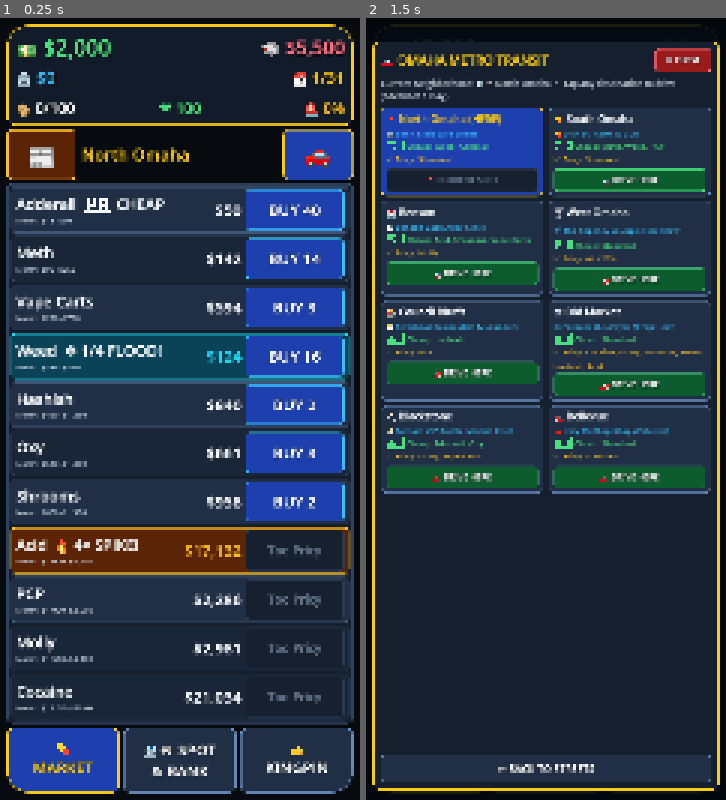
Above: before the commit, frames 1-2 (left to right).
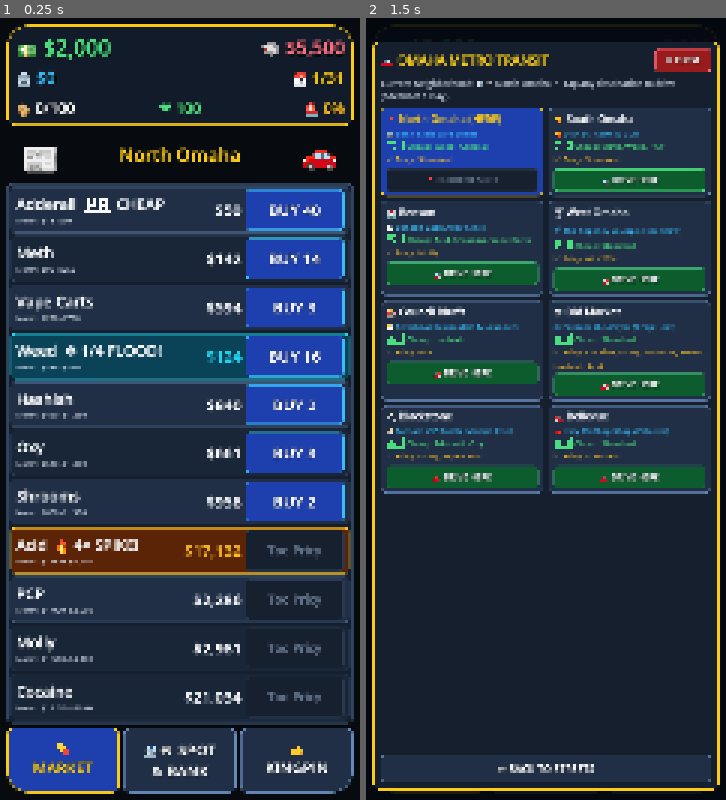
Above: after the commit, the same moments.

Repository: TimGoergen/dope-wars
Game: Godot game, scene res://Main.tscn
The game is run twice, just before and just after one commit, with the same random seed, the same clock (stepped at 60 frames per second) and the same inputs.
Inputs (mouse positions are in pixels of both pictures, inside the frame that each line leads up to; where the layout moved, square brackets give the same spot in the first picture):
- Up to frame 1 (0.25 s): no input
- Up to frame 2 (1.5 s): click (405, 150) [409, 150] at 0.5 s; click "🚗" at 1.25 s

The runs differ from the first frame. In frame 1, 3.0% of the frame differs, in the area x 1-99%, y 14-21%; in frame 2, nothing differs.

Commit message:
feat(ui): frameless 108px news and travel icons with horizontally centered location name

Diff:
--- a/game/scripts/Main.gd
+++ b/game/scripts/Main.gd
@@ -268,25 +268,25 @@
 	vbox.size_flags_vertical = Control.SIZE_EXPAND_FILL
 	vbox.add_theme_constant_override("separation", 10)
 
-	# Top Strip: Left = 📰 News Icon (press & hold to expand) | Middle = Location Name (no pin) | Right = 🚗 Travel Button
+	# Top Strip: Left = 📰 News Icon (frameless, press & hold to expand) | Middle = Centered Location Name | Right = 🚗 Travel Icon (frameless)
 	var top_strip := HBoxContainer.new()
 	top_strip.size_flags_horizontal = Control.SIZE_EXPAND_FILL
 	top_strip.custom_minimum_size = Vector2(0, 152)
-	top_strip.add_theme_constant_override("separation", 16)
+	top_strip.add_theme_constant_override("separation", 12)
 	vbox.add_child(top_strip)
 
-	# Left: Newspaper Icon Display (same 84px icon size and 1.0 width ratio as the 🚗 button on the right)
+	# Left: Frameless Newspaper Icon (108px, vertically & horizontally centered)
 	_scanner_card = PanelContainer.new()
 	_scanner_card.size_flags_horizontal = Control.SIZE_EXPAND_FILL
 	_scanner_card.size_flags_vertical = Control.SIZE_EXPAND_FILL
 	_scanner_card.size_flags_stretch_ratio = 1.0
-	_scanner_card.clip_contents = true
-	_scanner_card.add_theme_stylebox_override("panel", UiPalette.make_box(UiPalette.CARD_BG, UiPalette.BORDER_BRIGHT, 16, 3, 12, 8))
+	_scanner_card.add_theme_stylebox_override("panel", UiPalette.make_empty_box())
 	top_strip.add_child(_scanner_card)
 
-	_log_line_1 = UiPalette.add_hero_label(_scanner_card, "📰", 84, UiPalette.GOLD_ACCENT, HORIZONTAL_ALIGNMENT_CENTER)
+	_log_line_1 = UiPalette.add_hero_label(_scanner_card, "📰", 108, UiPalette.GOLD_ACCENT, HORIZONTAL_ALIGNMENT_CENTER)
 	_log_line_1.size_flags_horizontal = Control.SIZE_EXPAND_FILL
 	_log_line_1.size_flags_vertical = Control.SIZE_EXPAND_FILL
+	_log_line_1.vertical_alignment = VERTICAL_ALIGNMENT_CENTER
 	_log_line_1.mouse_filter = Control.MOUSE_FILTER_IGNORE
 
 	var news_hold_btn := Button.new()
@@ -301,20 +301,26 @@
 	)
 	_scanner_card.add_child(news_hold_btn)
 
-	# Middle: Wide Location Name (no pin icon, vertically centered & left-aligned)
-	_loc_lbl = UiPalette.add_hero_label(top_strip, "North Omaha", UiPalette.FONT_HERO, UiPalette.GOLD_ACCENT, HORIZONTAL_ALIGNMENT_LEFT)
+	# Middle: Wide Location Name (no pin icon, horizontally & vertically centered)
+	_loc_lbl = UiPalette.add_hero_label(top_strip, "North Omaha", 54, UiPalette.GOLD_ACCENT, HORIZONTAL_ALIGNMENT_CENTER)
 	_loc_lbl.size_flags_horizontal = Control.SIZE_EXPAND_FILL
 	_loc_lbl.size_flags_vertical = Control.SIZE_EXPAND_FILL
-	_loc_lbl.size_flags_stretch_ratio = 2.8
+	_loc_lbl.size_flags_stretch_ratio = 3.0
+	_loc_lbl.vertical_alignment = VERTICAL_ALIGNMENT_CENTER
 	_loc_lbl.autowrap_mode = TextServer.AUTOWRAP_WORD_SMART
 
-	# Right: 🚗 Travel Button (large 84px car icon only)
+	# Right: Frameless 🚗 Travel Button (108px car icon, vertically & horizontally centered)
 	_travel_btn = Button.new()
 	_travel_btn.text = "🚗"
 	_travel_btn.size_flags_horizontal = Control.SIZE_EXPAND_FILL
 	_travel_btn.size_flags_vertical = Control.SIZE_EXPAND_FILL
 	_travel_btn.size_flags_stretch_ratio = 1.0
-	UiPalette.style_button(_travel_btn, UiPalette.BTN_PRIMARY, UiPalette.GOLD_ACCENT, UiPalette.GOLD_ACCENT, 84, 16)
+	UiPalette.style_flat_inert_button(_travel_btn)
+	_travel_btn.add_theme_font_size_override("font_size", 108)
+	_travel_btn.add_theme_color_override("font_color", UiPalette.GOLD_ACCENT)
+	_travel_btn.add_theme_color_override("font_hover_color", UiPalette.GOLD_ACCENT)
+	_travel_btn.add_theme_color_override("font_pressed_color", UiPalette.GOLD_ACCENT)
+	_travel_btn.add_theme_color_override("font_disabled_color", UiPalette.TEXT_MUTED)
 	_travel_btn.pressed.connect(func() -> void:
 		Audio.play(&"tap")
 		_open_travel_modal()
@@ -327,7 +333,8 @@
 	_finish_run_btn.size_flags_vertical = Control.SIZE_EXPAND_FILL
 	_finish_run_btn.size_flags_stretch_ratio = 1.0
 	_finish_run_btn.visible = false
-	UiPalette.style_button(_finish_run_btn, UiPalette.BTN_SUCCESS, UiPalette.CASH_EMERALD, UiPalette.TEXT_PRIMARY, 72, 16)
+	UiPalette.style_flat_inert_button(_finish_run_btn)
+	_finish_run_btn.add_theme_font_size_override("font_size", 108)
 	_finish_run_btn.pressed.connect(func() -> void:
 		_on_finish_run_pressed()
 	)
@@ -831,14 +838,12 @@
 
 	var has_spike := state.active_market_events.values().has("spike")
 	var has_flood := state.active_market_events.values().has("flood")
+	_scanner_card.add_theme_stylebox_override("panel", UiPalette.make_empty_box())
 	if has_spike:
-		_scanner_card.add_theme_stylebox_override("panel", UiPalette.make_box(UiPalette.SPIKE_BG, UiPalette.SPIKE_AMBER, 16, 4, 12, 8))
 		_log_line_1.add_theme_color_override("font_color", UiPalette.SPIKE_AMBER)
 	elif has_flood:
-		_scanner_card.add_theme_stylebox_override("panel", UiPalette.make_box(UiPalette.FLOOD_BG, UiPalette.FLOOD_CYAN, 16, 4, 12, 8))
 		_log_line_1.add_theme_color_override("font_color", UiPalette.FLOOD_CYAN)
 	else:
-		_scanner_card.add_theme_stylebox_override("panel", UiPalette.make_box(UiPalette.CARD_BG, UiPalette.BORDER_BRIGHT, 16, 3, 12, 8))
 		_log_line_1.add_theme_color_override("font_color", UiPalette.GOLD_ACCENT)
 
 	_log_line_1.text = "📰"
--- a/game/sim/UiLayoutTest.gd
+++ b/game/sim/UiLayoutTest.gd
@@ -36,7 +36,7 @@
 	var scanner_card: PanelContainer = main._scanner_card
 	var log_line_1: Label = main._log_line_1
 	var expected_loc := String(OmahaCatalog.get_district(main.state.current_district_id)["name"])
-	if loc_lbl.text != expected_loc or loc_lbl.horizontal_alignment != HORIZONTAL_ALIGNMENT_LEFT or loc_lbl.get_global_rect().position.y < hero_rect.end.y or travel_btn.text != "🚗" or log_line_1.text != "📰" or not day_lbl.text.begins_with("📅 ") or day_lbl.text.contains("Day"):
+	if loc_lbl.text != expected_loc or loc_lbl.horizontal_alignment != HORIZONTAL_ALIGNMENT_CENTER or loc_lbl.get_global_rect().position.y < hero_rect.end.y or travel_btn.text != "🚗" or log_line_1.text != "📰" or not day_lbl.text.begins_with("📅 ") or day_lbl.text.contains("Day"):
 		push_error("FAIL [Split Strip & Header]: loc='%s' travel='%s' news='%s' day='%s'" % [loc_lbl.text, travel_btn.text, log_line_1.text, day_lbl.text])
 		quit(1)
 		return
